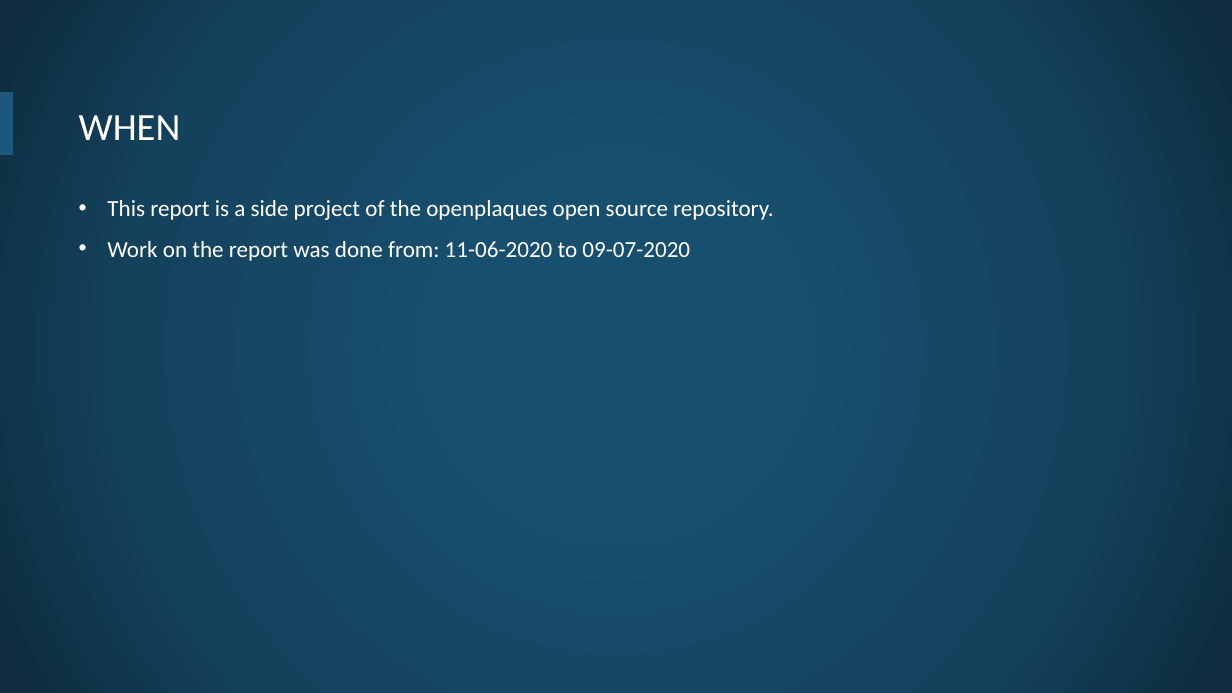
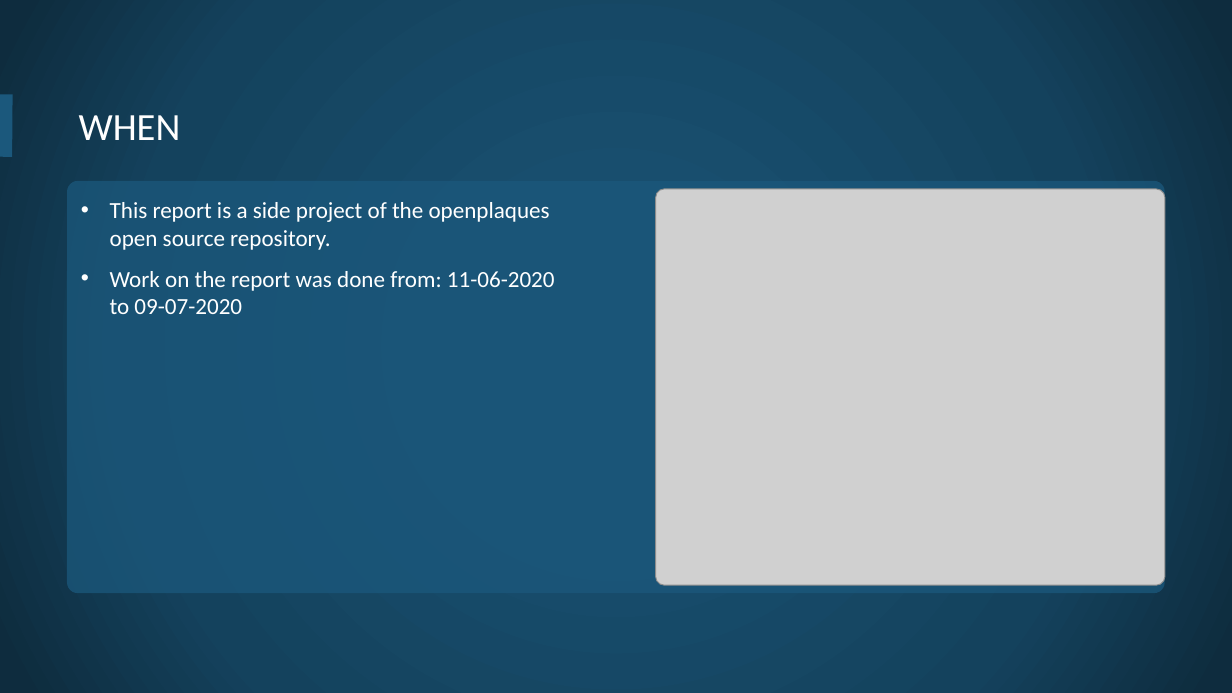
Before and after one commit to openheritage/open-plaques-diversity, a slide deck: slide 5 of The diversity of plaques in London.pptx. Drawn at 1232x693 pixels with LibreOffice and Linux fonts; fonts in the diff are those of the drawing; grey boxes stand for pictures; background and template pictures are left out. Boxes give left, top, right and bottom in pixels: in the first picture for what was removed or moved away, otherwise in the second. Text is boxed around its words. In the diff, an @@ line names an element or a change of style, - is before the commit and + after.

Commit message:
Added images to the slides

```diff
--- a/The diversity of plaques in London.pptx
+++ b/The diversity of plaques in London.pptx
@@ rounded rectangle added at [67, 181, 1165, 593], fill #1B587C at 76% opacity @@
@@ text "This report is a side ..." rewrapped from [107, 200, 773, 261] to [110, 202, 555, 314] @@
@@ picture added at [656, 189, 1165, 585] @@
```
Also in this commit, not shown: 2 other slides changed.
